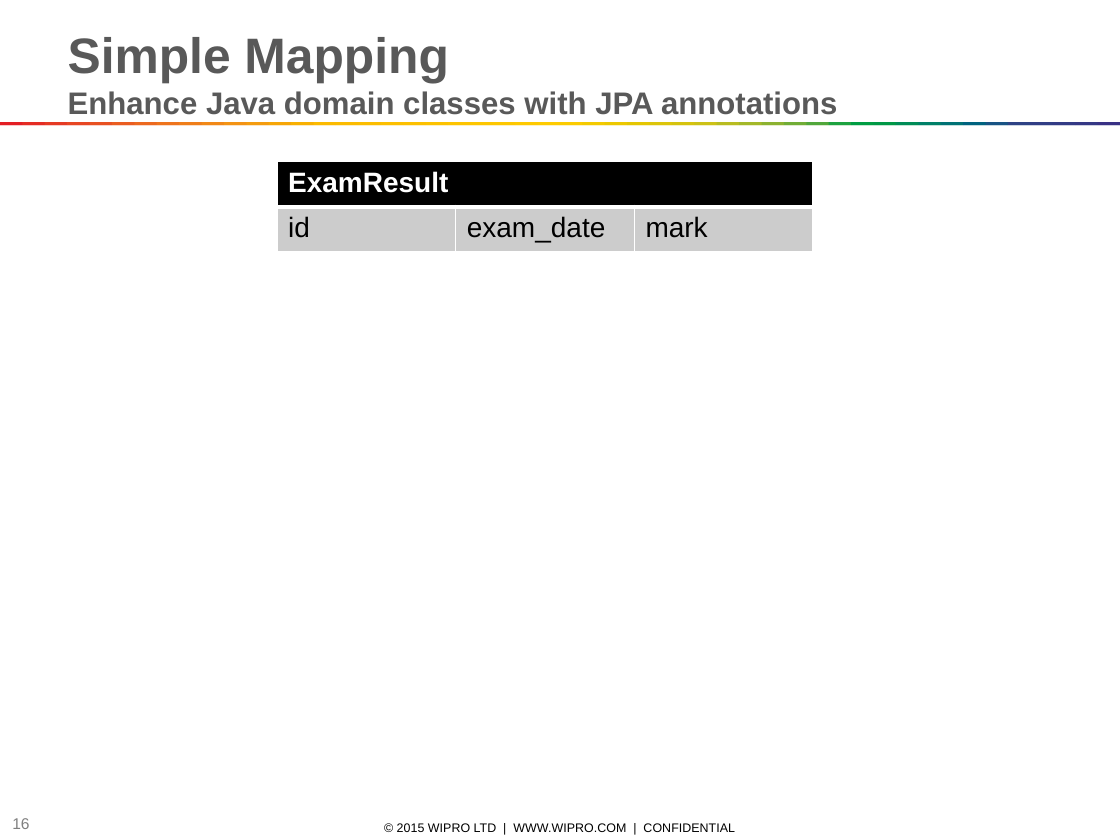
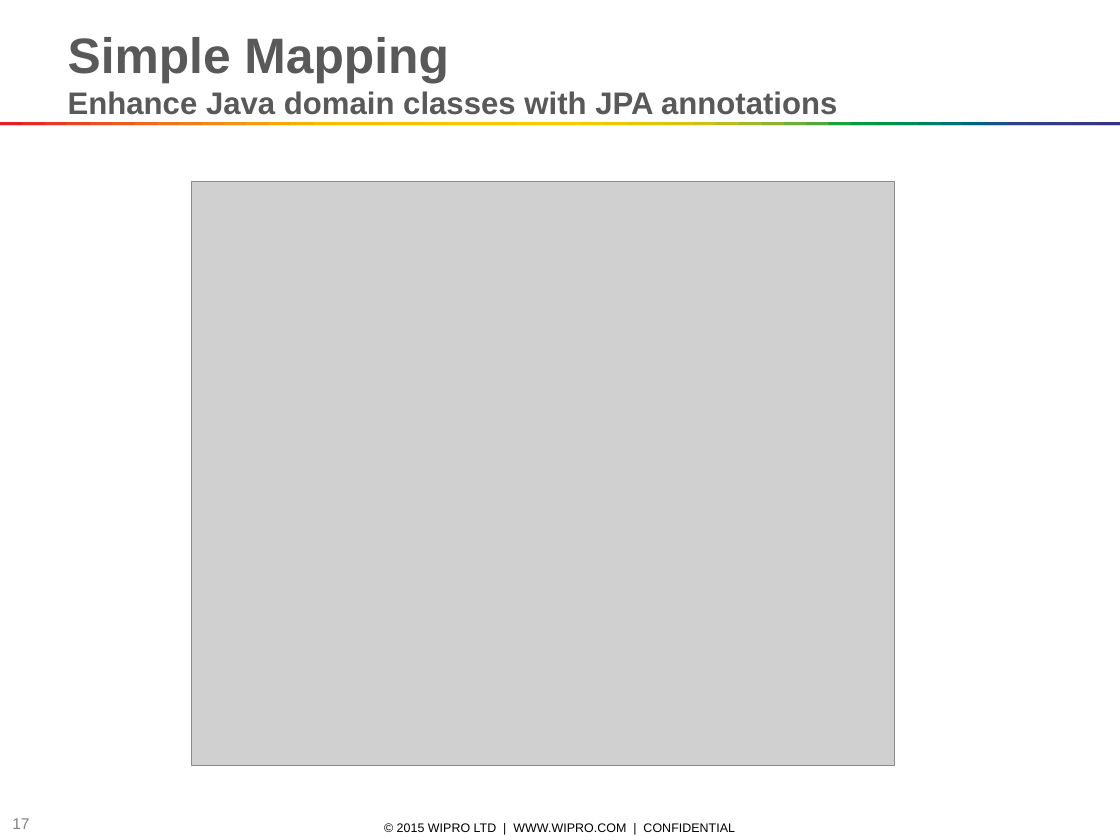
Before and after one commit to marcelsamaruga/wiproTraining, a slide deck: slide 17 of Java Persistence API and Hibernate.pptx (slide 16 before the commit). Drawn at 1120x840 pixels with LibreOffice and Linux fonts; fonts in the diff are those of the drawing; grey boxes stand for pictures. Boxes give left, top, right and bottom in pixels: in the first picture for what was removed or moved away, otherwise in the second. Text is boxed around its words. In the diff, an @@ line names an element or a change of style, - is before the commit and + after.

```diff
--- a/Java Persistence API and Hibernate.pptx
+++ b/Java Persistence API and Hibernate.pptx
@@ table removed at <box>277,161,814,252</box>, 2 rows, 3 columns @@
-ExamResult |  | 
-id | exam_date | mark
@@ picture added at <box>192,181,895,766</box> @@
@@ page number at <box>12,818,29,829</box>: text changed @@
-16
+17
```
Also in this commit, not shown: 3 other slides changed, 17 slides added.
